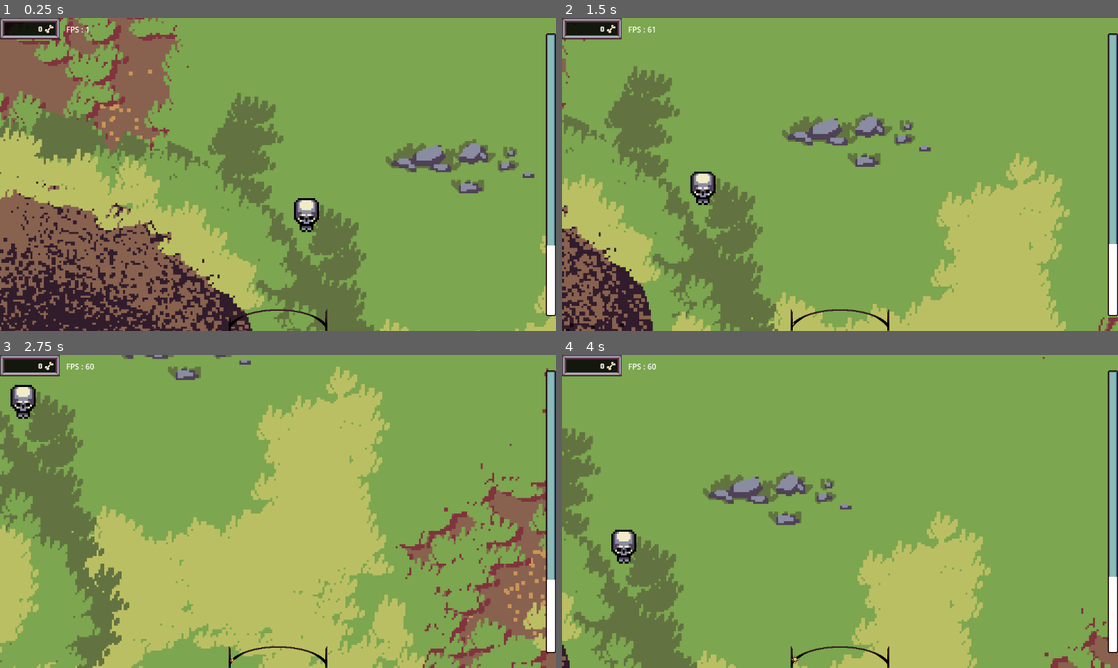
Above: before the commit, frames 1-4 (two rows, left to right).
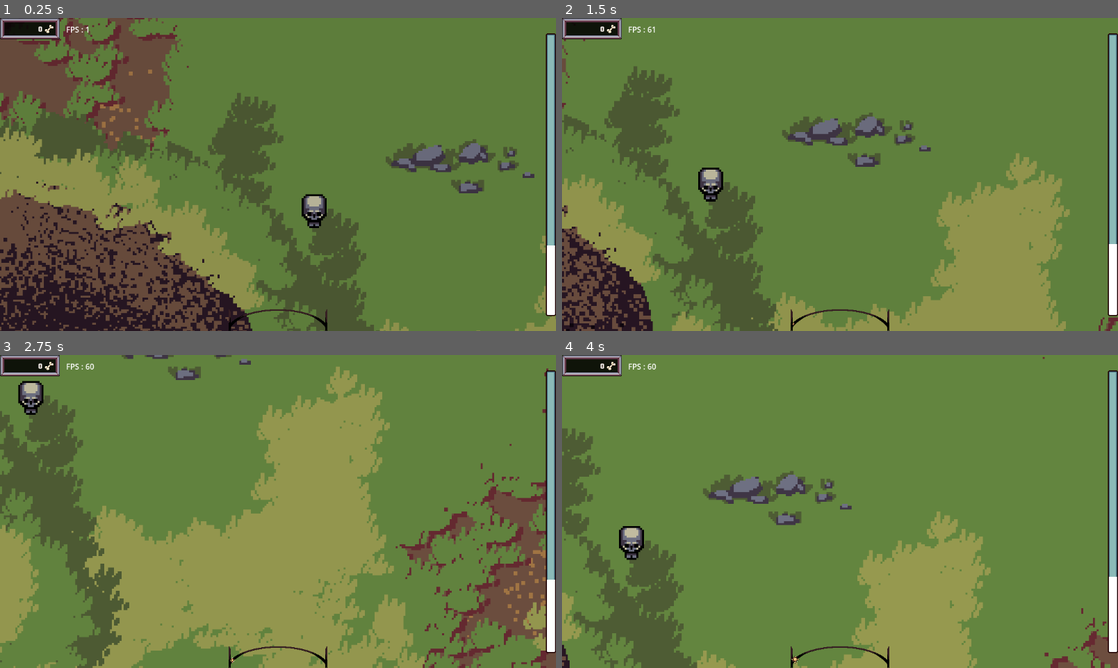
Above: after the commit, the same moments.

Repository: Senjia12/Gamejam2
Game: Godot game, scene res://Level/main.tscn
The game is run twice, just before and just after one commit, with the same random seed, the same clock (stepped at 60 frames per second) and the same inputs.
Inputs (mouse positions are in pixels of both pictures, inside the frame that each line leads up to):
- Up to frame 1 (0.25 s): no input
- Up to frame 2 (1.5 s): move the mouse to (962, 158) at 0.52 s; hold D (right) 0.53-1.28 s; tap Q (attack) at 0.6, 1.35 s; click (962, 158) at 0.67 s; move the mouse to (728, 190) at 1.27 s; hold S (down) from 1.28 s (still down); click (728, 190) at 1.42 s
- Up to frame 3 (2.75 s): move the mouse to (333, 442) at 2.02 s; release S (down) at 2.03 s; hold D (right) from 2.03 s (still down); right-click (333, 442) at 2.1 s; click (333, 442) at 2.17 s; tap Q (attack) at 2.3 s
- Up to frame 4 (4 s): move the mouse to (812, 574) at 2.77 s; release D (right) at 2.78 s; hold W (up) 2.78-3.53 s; click (812, 574) at 2.85 s; tap Q (attack) at 3.05, 3.8 s; move the mouse to (1006, 558) at 3.52 s; hold A (left) from 3.53 s (still down); tap F (control_spell) at 3.6 s; click (1006, 558) at 3.67 s

The runs differ from the first frame. In frame 1, 91% of the frame differs, in the area x 0-100%, y 0-100%; in frame 2, 95%; in frame 3, 97%; in frame 4, 91%.

Commit message:
architecture anim attaque

Diff:
--- a/coincoin/Globals.gd
+++ b/coincoin/Globals.gd
@@ -10,4 +10,4 @@
 var unit_select := []
 
 
-var infamie := 0
+var infamie := 1
--- a/coincoin/Level/Cam controller/unit_select.gd
+++ b/coincoin/Level/Cam controller/unit_select.gd
@@ -82,9 +82,11 @@
 		if rect.has_point(unit.global_position):
 			unit.is_selected = true
 			Globals.unit_select.append(unit)
+			unit.show_marqueur()
 		else:
 			unit.is_selected = false
 			Globals.unit_select.erase(unit)
+			unit.hide_marqueur()
 	if Globals.unit_select != []:
 		Input.set_custom_mouse_cursor(BOTTE,0,Vector2(16,16))
 	else:
--- a/coincoin/Level/day_night_cycle.gd
+++ b/coincoin/Level/day_night_cycle.gd
@@ -1,9 +1,18 @@
 extends AnimationPlayer
 
 const CURSEUR_BASE = preload("res://UI/curseur base.png")
+@export var light_mix := 1.0
+
+
 
 func _ready() -> void:
 	_on_animation_finished("duck")
+
+
+func _physics_process(delta: float) -> void:
+	for i in get_tree().get_nodes_in_group("fow"):
+		i.energy = light_mix
+
 
 
 func _on_day_duration_timeout() -> void:
--- a/coincoin/Level/main.tscn
+++ b/coincoin/Level/main.tscn
@@ -168,6 +168,18 @@
 "update": 0,
 "values": [Color(1, 1, 1, 0)]
 }
+tracks/9/type = "value"
+tracks/9/imported = false
+tracks/9/enabled = true
+tracks/9/path = NodePath("day_night cycle:light_mix")
+tracks/9/interp = 1
+tracks/9/loop_wrap = true
+tracks/9/keys = {
+"times": PackedFloat32Array(0),
+"transitions": PackedFloat32Array(1),
+"update": 0,
+"values": [0.5]
+}
 
 [sub_resource type="Animation" id="Animation_6xvkw"]
 resource_name = "day nighy"
@@ -279,6 +291,18 @@
 "transitions": PackedFloat32Array(1, 1, 1, 1, 1),
 "update": 0,
 "values": [Color(1, 1, 1, 0), Color(1, 1, 1, 0), Color(1, 1, 1, 1), Color(1, 1, 1, 1), Color(1, 1, 1, 0)]
+}
+tracks/9/type = "value"
+tracks/9/imported = false
+tracks/9/enabled = true
+tracks/9/path = NodePath("day_night cycle:light_mix")
+tracks/9/interp = 1
+tracks/9/loop_wrap = true
+tracks/9/keys = {
+"times": PackedFloat32Array(0, 1, 5, 6, 7, 11, 12),
+"transitions": PackedFloat32Array(1, 1, 1, 1, 1, 1, 1),
+"update": 0,
+"values": [0.75, 1.0, 1.0, 0.75, 0.5, 0.5, 0.75]
 }
 
 [sub_resource type="AnimationLibrary" id="AnimationLibrary_1hnvk"]
@@ -497,13 +521,14 @@
 wait_time = 0.01
 one_shot = true
 
-[node name="FOW revealer" type="PointLight2D" parent="Fosse a squellette"]
+[node name="FOW revealer" type="PointLight2D" parent="Fosse a squellette" groups=["fow"]]
 blend_mode = 2
 texture = ExtResource("6_h4lyg")
 texture_scale = 2.0
 script = ExtResource("7_ol4v5")
 
 [node name="Area2D" type="Area2D" parent="Fosse a squellette/FOW revealer"]
+visible = false
 collision_layer = 8
 collision_mask = 8
 
@@ -517,13 +542,12 @@
 script = ExtResource("8_qxubo")
 
 [node name="NavigationRegion2D" type="NavigationRegion2D" parent="Terrain"]
-visible = false
 z_index = 1000
 y_sort_enabled = true
 navigation_polygon = SubResource("NavigationPolygon_ihopg")
 
 [node name="NavigationObstacle2D" type="NavigationObstacle2D" parent="Terrain/NavigationRegion2D"]
-vertices = PackedVector2Array(-172, -16, -161, -45, -140, -69, -116, -85, -81, -99, -47, -106, 0, -109, 43, -105, 83, -91, 118, -74, 143, -55, 161, -27, 166, 0, 160, 31, 142, 60, 116, 82, 84, 97, 43, 109, -1, 113, -49, 109, -93, 95, -132, 75, -155, 53, -171, 27, -175, 2)
+vertices = PackedVector2Array(-172, -29, -161, -45, -140, -69, -116, -85, -81, -99, -47, -106, 0, -109, 43, -105, 83, -91, 118, -74, 143, -55, 165, -28, 171, 0, 164, 32, 145, 62, 116, 82, 84, 97, 45, 112, 0, 116, -49, 112, -94, 99, -134, 78, -157, 55, -173, 31, -177, 0)
 affect_navigation_mesh = true
 
 [node name="Delay" type="Timer" parent="Terrain/NavigationRegion2D"]
@@ -532,7 +556,7 @@
 autostart = true
 
 [node name="Squellette prefab" parent="Terrain/NavigationRegion2D" instance=ExtResource("8_85ant")]
-position = Vector2(184, -68)
+position = Vector2(188, -70)
 
 [node name="ysort" type="Node2D" parent="."]
 y_sort_enabled = true
@@ -543,6 +567,7 @@
 }
 speed_scale = 0.05
 script = ExtResource("9_d34sj")
+light_mix = 0.5
 
 [node name="CanvasModulate" type="CanvasModulate" parent="day_night cycle"]
 
@@ -584,18 +609,16 @@
 
 [node name="lune" type="PathFollow2D" parent="CanvasLayer/day night/Path2D"]
 visible = false
-position = Vector2(-3.42055, -2.79706)
+position = Vector2(-78, 27)
 scale = Vector2(1e-05, 1e-05)
-progress = 82.0262
 rotates = false
 
 [node name="Sprite2D" type="Sprite2D" parent="CanvasLayer/day night/Path2D/lune"]
 texture = ExtResource("11_63304")
 
 [node name="soleil" type="PathFollow2D" parent="CanvasLayer/day night/Path2D"]
-position = Vector2(43.3214, -2.7518)
+position = Vector2(-78, 27)
 scale = Vector2(1e-05, 1e-05)
-progress = 128.898
 rotates = false
 
 [node name="Sprite2D" type="Sprite2D" parent="CanvasLayer/day night/Path2D/soleil"]
--- a/coincoin/Level/night_aura.gd
+++ b/coincoin/Level/night_aura.gd
@@ -26,6 +26,7 @@
 func _on_area_2d_body_entered(body: Node2D) -> void:
 	if body.is_in_group("Unit"):
 		if is_visible_in_tree():
+			body.show_marqueur()
 			body.in_night_arura = true
 			Globals.unit_select.append(body)
 			body.enabled()
@@ -33,6 +34,7 @@
 
 func _on_area_2d_body_exited(body: Node2D) -> void:
 	if body.is_in_group("Unit") && !Globals.night:
+		body.hide_marqueur()
 		body.in_night_arura = false
 		Globals.unit_select.erase(body)
 		body.disabled()
--- a/coincoin/Unit/nécromancien/nécromancien.tscn
+++ b/coincoin/Unit/nécromancien/nécromancien.tscn
@@ -38,7 +38,7 @@
 [node name="summon_spell_cd" type="Timer" parent="summon_spell"]
 wait_time = 15.0
 
-[node name="FOW revealer" type="PointLight2D" parent="."]
+[node name="FOW revealer" type="PointLight2D" parent="." groups=["fow"]]
 blend_mode = 2
 texture = ExtResource("6_oi4u0")
 texture_scale = 0.8
--- a/coincoin/Unit/poti squellette/poti squellette.tscn
+++ b/coincoin/Unit/poti squellette/poti squellette.tscn
@@ -10,6 +10,12 @@
 [ext_resource type="Texture2D" uid="uid://vr546b7kimjq" path="res://Unit/poti squellette/anim_squelette_basic_marche-Sheet.png" id="8_oxb23"]
 [ext_resource type="Texture2D" uid="uid://be3rcpsmina81" path="res://Unit/poti squellette/Squelette_cote_1_marche.png" id="9_uxxhe"]
 [ext_resource type="Texture2D" uid="uid://d3bcrd1s23btf" path="res://Unit/poti squellette/Squelette_dos_1_marche.png" id="10_n2l56"]
+[ext_resource type="Texture2D" uid="uid://dt01uuf3pr886" path="res://Unit/poti squellette/Squelette_cote_2_attaque.png" id="11_60e2a"]
+[ext_resource type="Texture2D" uid="uid://cnw32glpjtwkg" path="res://Unit/poti squellette/Squelette_face_2_attaque.png" id="11_o2l3t"]
+[ext_resource type="Texture2D" uid="uid://dfirfql3yc60" path="res://Unit/poti squellette/Squelette_dos_2_attaque.png" id="13_ulk1v"]
+[ext_resource type="Texture2D" uid="uid://dngos4dmklf8t" path="res://Unit/poti squellette/Squelette_face_1_attaque.png" id="14_1oip8"]
+[ext_resource type="Texture2D" uid="uid://cjeecmfptetam" path="res://Unit/poti squellette/Squelette_cote_1_attaque-Sheet.png" id="15_y2yr0"]
+[ext_resource type="Texture2D" uid="uid://dthqtbe6vsd62" path="res://Unit/poti squellette/Squelette_dos_1_attaque.png" id="16_saeoq"]
 
 [sub_resource type="AtlasTexture" id="AtlasTexture_sdvlv"]
 atlas = ExtResource("2_efnm6")
@@ -185,11 +191,216 @@
 "speed": 4.0
 }]
 
+[sub_resource type="AtlasTexture" id="AtlasTexture_tjaok"]
+atlas = ExtResource("11_o2l3t")
+region = Rect2(0, 0, 13, 23)
+
+[sub_resource type="AtlasTexture" id="AtlasTexture_ycw2n"]
+atlas = ExtResource("11_o2l3t")
+region = Rect2(13, 0, 13, 23)
+
+[sub_resource type="AtlasTexture" id="AtlasTexture_vyyg2"]
+atlas = ExtResource("11_o2l3t")
+region = Rect2(26, 0, 13, 23)
+
+[sub_resource type="AtlasTexture" id="AtlasTexture_gqxqp"]
+atlas = ExtResource("11_o2l3t")
+region = Rect2(39, 0, 13, 23)
+
+[sub_resource type="AtlasTexture" id="AtlasTexture_oe0oq"]
+atlas = ExtResource("11_60e2a")
+region = Rect2(0, 0, 25, 18)
+
+[sub_resource type="AtlasTexture" id="AtlasTexture_11xwg"]
+atlas = ExtResource("11_60e2a")
+region = Rect2(25, 0, 25, 18)
+
+[sub_resource type="AtlasTexture" id="AtlasTexture_gckfj"]
+atlas = ExtResource("11_60e2a")
+region = Rect2(50, 0, 25, 18)
+
+[sub_resource type="AtlasTexture" id="AtlasTexture_ejgmv"]
+atlas = ExtResource("11_60e2a")
+region = Rect2(75, 0, 25, 18)
+
+[sub_resource type="AtlasTexture" id="AtlasTexture_pmxtp"]
+atlas = ExtResource("13_ulk1v")
+region = Rect2(0, 0, 13, 18)
+
+[sub_resource type="AtlasTexture" id="AtlasTexture_b8nkv"]
+atlas = ExtResource("13_ulk1v")
+region = Rect2(13, 0, 13, 18)
+
+[sub_resource type="AtlasTexture" id="AtlasTexture_a8agr"]
+atlas = ExtResource("13_ulk1v")
+region = Rect2(26, 0, 13, 18)
+
+[sub_resource type="AtlasTexture" id="AtlasTexture_ejtp7"]
+atlas = ExtResource("13_ulk1v")
+region = Rect2(39, 0, 13, 18)
+
+[sub_resource type="AtlasTexture" id="AtlasTexture_qvhan"]
+atlas = ExtResource("14_1oip8")
+region = Rect2(0, 0, 13, 23)
+
+[sub_resource type="AtlasTexture" id="AtlasTexture_tfyyt"]
+atlas = ExtResource("14_1oip8")
+region = Rect2(13, 0, 13, 23)
+
+[sub_resource type="AtlasTexture" id="AtlasTexture_w2h3r"]
+atlas = ExtResource("14_1oip8")
+region = Rect2(26, 0, 13, 23)
+
+[sub_resource type="AtlasTexture" id="AtlasTexture_f2dfk"]
+atlas = ExtResource("14_1oip8")
+region = Rect2(39, 0, 13, 23)
+
+[sub_resource type="AtlasTexture" id="AtlasTexture_lglu1"]
+atlas = ExtResource("15_y2yr0")
+region = Rect2(0, 0, 28, 18)
+
+[sub_resource type="AtlasTexture" id="AtlasTexture_ko58r"]
+atlas = ExtResource("15_y2yr0")
+region = Rect2(28, 0, 28, 18)
+
+[sub_resource type="AtlasTexture" id="AtlasTexture_4iheq"]
+atlas = ExtResource("15_y2yr0")
+region = Rect2(56, 0, 28, 18)
+
+[sub_resource type="AtlasTexture" id="AtlasTexture_g00av"]
+atlas = ExtResource("15_y2yr0")
+region = Rect2(84, 0, 28, 18)
+
+[sub_resource type="AtlasTexture" id="AtlasTexture_fqmlk"]
+atlas = ExtResource("16_saeoq")
+region = Rect2(0, 0, 13, 18)
+
+[sub_resource type="AtlasTexture" id="AtlasTexture_xnk6f"]
+atlas = ExtResource("16_saeoq")
+region = Rect2(13, 0, 13, 18)
+
+[sub_resource type="AtlasTexture" id="AtlasTexture_wnpr7"]
+atlas = ExtResource("16_saeoq")
+region = Rect2(26, 0, 13, 18)
+
+[sub_resource type="AtlasTexture" id="AtlasTexture_fyqof"]
+atlas = ExtResource("16_saeoq")
+region = Rect2(39, 0, 13, 18)
+
+[sub_resource type="SpriteFrames" id="SpriteFrames_2s82d"]
+animations = [{
+"frames": [{
+"duration": 1.0,
+"texture": SubResource("AtlasTexture_tjaok")
+}, {
+"duration": 1.0,
+"texture": SubResource("AtlasTexture_ycw2n")
+}, {
+"duration": 1.0,
+"texture": SubResource("AtlasTexture_vyyg2")
+}, {
+"duration": 1.0,
+"texture": SubResource("AtlasTexture_gqxqp")
+}],
+"loop": true,
+"name": &"attack d down",
+"speed": 4.0
+}, {
+"frames": [{
+"duration": 1.0,
+"texture": SubResource("AtlasTexture_oe0oq")
+}, {
+"duration": 1.0,
+"texture": SubResource("AtlasTexture_11xwg")
+}, {
+"duration": 1.0,
+"texture": SubResource("AtlasTexture_gckfj")
+}, {
+"duration": 1.0,
+"texture": SubResource("AtlasTexture_ejgmv")
+}],
+"loop": true,
+"name": &"attack d right",
+"speed": 4.0
+}, {
+"frames": [{
+"duration": 1.0,
+"texture": SubResource("AtlasTexture_pmxtp")
+}, {
+"duration": 1.0,
+"texture": SubResource("AtlasTexture_b8nkv")
+}, {
+"duration": 1.0,
+"texture": SubResource("AtlasTexture_a8agr")
+}, {
+"duration": 1.0,
+"texture": SubResource("AtlasTexture_ejtp7")
+}],
+"loop": true,
+"name": &"attack d up",
+"speed": 4.0
+}, {
+"frames": [{
+"duration": 1.0,
+"texture": SubResource("AtlasTexture_qvhan")
+}, {
+"duration": 1.0,
+"texture": SubResource("AtlasTexture_tfyyt")
+}, {
+"duration": 1.0,
+"texture": SubResource("AtlasTexture_w2h3r")
+}, {
+"duration": 1.0,
+"texture": SubResource("AtlasTexture_f2dfk")
+}],
+"loop": true,
+"name": &"attack down",
+"speed": 4.0
+}, {
+"frames": [{
+"duration": 1.0,
+"texture": SubResource("AtlasTexture_lglu1")
+}, {
+"duration": 1.0,
+"texture": SubResource("AtlasTexture_ko58r")
+}, {
+"duration": 1.0,
+"texture": SubResource("AtlasTexture_4iheq")
+}, {
+"duration": 1.0,
+"texture": SubResource("AtlasTexture_g00av")
+}],
+"loop": true,
+"name": &"attack right",
+"speed": 4.0
+}, {
+"frames": [{
+"duration": 1.0,
+"texture": SubResource("AtlasTexture_fqmlk")
+}, {
+"duration": 1.0,
+"texture": SubResource("AtlasTexture_xnk6f")
+}, {
+"duration": 1.0,
+"texture": SubResource("AtlasTexture_wnpr7")
+}, {
+"duration": 1.0,
+"texture": SubResource("AtlasTexture_fyqof")
+}],
+"loop": true,
+"name": &"attack up",
+"speed": 4.0
+}]
+
 [node name="Squellette prefab" instance=ExtResource("1_as5kn")]
 speed = 3500
-max_hp = 15
+max_hp = 1500
 
 [node name="AnimatedSprite2D" parent="." index="3"]
 position = Vector2(0, -0.0138893)
 scale = Vector2(1, 1.02778)
 sprite_frames = SubResource("SpriteFrames_mqxaq")
+
+[node name="attack" parent="." index="8"]
+position = Vector2(0, -9)
+sprite_frames = SubResource("SpriteFrames_2s82d")
--- /dev/null
+++ b/coincoin/Unit/squellette prefab/attack_anim.gd
@@ -0,0 +1 @@
+extends AnimatedSprite2D
--- a/coincoin/Unit/squellette prefab/squellette_prefab.gd
+++ b/coincoin/Unit/squellette prefab/squellette_prefab.gd
@@ -7,6 +7,7 @@
 var current_hp := 25
 
 @onready var animatedSprite: AnimatedSprite2D = $AnimatedSprite2D
+@onready var attack: AnimatedSprite2D = $attack
 
 @onready var nav = get_node("NavigationAgent2D")
 var target_position = null
@@ -42,7 +43,11 @@
 	animatedSprite.play("idle " + looking)
 	fow_revealer.light_on()
 
+func show_marqueur():
+	$marqueur.show()
 
+func hide_marqueur():
+	$marqueur.hide()
 
 func _physics_process(delta: float) -> void:
 	if is_moving == true or is_a_moving && !humain_in_range:
@@ -78,9 +83,11 @@
 				animatedSprite.play("move right")
 				if velocity.x < 0:
 					animatedSprite.flip_h = true
+					attack.flip_h = true
 					looking = "right"
 				else:
 					animatedSprite.flip_h = false
+					attack.flip_h = false
 					looking = "right"
 
 			if velocity == Vector2.ZERO:
@@ -110,7 +117,15 @@
 		if $Attack_range.get_overlapping_bodies() == [] or $Attack_range.get_overlapping_bodies() == [body]:
 			humain_in_range = false
 			$"attack cd".stop()
+			attack.hide()
+			animatedSprite.show()
 
 func _on_attack_cd_timeout() -> void:
 	if $Attack_range.get_overlapping_bodies() != []:
+		attack.show()
+		animatedSprite.hide()
 		$Attack_range.get_overlapping_bodies()[0].take_damage(attack_damage)
+		if disable:
+			attack.play("attack d " + looking)
+		else:
+			attack.play("attack " + looking)
--- a/coincoin/Unit/squellette prefab/squellette_prefab.tscn
+++ b/coincoin/Unit/squellette prefab/squellette_prefab.tscn
@@ -1,10 +1,12 @@
-[gd_scene load_steps=13 format=3 uid="uid://sw0ptkaim85x"]
+[gd_scene load_steps=16 format=3 uid="uid://sw0ptkaim85x"]
 
 [ext_resource type="Script" path="res://Unit/squellette prefab/squellette_prefab.gd" id="1_5ymbx"]
 [ext_resource type="Texture2D" uid="uid://c8yssiiexur7w" path="res://Unit/squellette prefab/squellette désa base.png" id="2_fix1f"]
 [ext_resource type="Texture2D" uid="uid://dwgoj4idsiucx" path="res://Unit/squellette prefab/squellette base.png" id="2_qtprt"]
 [ext_resource type="Texture2D" uid="uid://bqw123g6lvnug" path="res://UI/shader/light.png" id="4_2b0uh"]
 [ext_resource type="Script" path="res://Level/fow_revealer.gd" id="5_ieoef"]
+[ext_resource type="Texture2D" uid="uid://cf7wff103nmmp" path="res://Unit/marqueur.png" id="6_ali7n"]
+[ext_resource type="Script" path="res://Unit/squellette prefab/attack_anim.gd" id="7_4oqnl"]
 
 [sub_resource type="CircleShape2D" id="CircleShape2D_vusxl"]
 radius = 2.0
@@ -80,6 +82,39 @@
 [sub_resource type="CircleShape2D" id="CircleShape2D_1d2re"]
 radius = 250.0
 
+[sub_resource type="SpriteFrames" id="SpriteFrames_hl6cp"]
+animations = [{
+"frames": [],
+"loop": true,
+"name": &"attack d down",
+"speed": 4.0
+}, {
+"frames": [],
+"loop": true,
+"name": &"attack d right",
+"speed": 4.0
+}, {
+"frames": [],
+"loop": true,
+"name": &"attack d up",
+"speed": 4.0
+}, {
+"frames": [],
+"loop": true,
+"name": &"attack down",
+"speed": 4.0
+}, {
+"frames": [],
+"loop": true,
+"name": &"attack right",
+"speed": 4.0
+}, {
+"frames": [],
+"loop": true,
+"name": &"attack up",
+"speed": 4.0
+}]
+
 [node name="Squellette prefab" type="CharacterBody2D" groups=["Unit", "squellette"]]
 y_sort_enabled = true
 collision_layer = 5
@@ -118,19 +153,32 @@
 position = Vector2(1.75, 1)
 shape = SubResource("RectangleShape2D_2lk8f")
 
-[node name="FOW revealer" type="PointLight2D" parent="."]
+[node name="FOW revealer" type="PointLight2D" parent="." groups=["fow"]]
 blend_mode = 2
 texture = ExtResource("4_2b0uh")
 texture_scale = 0.5
 script = ExtResource("5_ieoef")
 
 [node name="Area2D" type="Area2D" parent="FOW revealer"]
+visible = false
 collision_layer = 8
 collision_mask = 8
 
 [node name="CollisionShape2D" type="CollisionShape2D" parent="FOW revealer/Area2D"]
 shape = SubResource("CircleShape2D_1d2re")
 
+[node name="marqueur" type="Sprite2D" parent="."]
+visible = false
+modulate = Color(1, 1, 1, 0.584314)
+z_index = -1
+texture = ExtResource("6_ali7n")
+offset = Vector2(-0.5, -14)
+
+[node name="attack" type="AnimatedSprite2D" parent="."]
+sprite_frames = SubResource("SpriteFrames_hl6cp")
+animation = &"attack up"
+script = ExtResource("7_4oqnl")
+
 [connection signal="body_entered" from="Attack_range" to="." method="_on_attack_range_body_entered"]
 [connection signal="body_exited" from="Attack_range" to="." method="_on_attack_range_body_exited"]
 [connection signal="timeout" from="attack cd" to="." method="_on_attack_cd_timeout"]
Binary file added: coincoin/Unit/marqueur.png
Not shown, added: coincoin/Unit/marqueur.png.import
Binary file added: coincoin/Unit/poti squellette/Squelette_cote_1_attaque-Sheet.png
Not shown, added: coincoin/Unit/poti squellette/Squelette_cote_1_attaque-Sheet.png.import
Binary file added: coincoin/Unit/poti squellette/Squelette_cote_2_attaque.png
Not shown, added: coincoin/Unit/poti squellette/Squelette_cote_2_attaque.png.import
Binary file added: coincoin/Unit/poti squellette/Squelette_dos_1_attaque.png
Not shown, added: coincoin/Unit/poti squellette/Squelette_dos_1_attaque.png.import
Binary file added: coincoin/Unit/poti squellette/Squelette_dos_2_attaque.png
Not shown, added: coincoin/Unit/poti squellette/Squelette_dos_2_attaque.png.import
Binary file added: coincoin/Unit/poti squellette/Squelette_face_1_attaque.png
Not shown, added: coincoin/Unit/poti squellette/Squelette_face_1_attaque.png.import
(and 3 more such lines)
